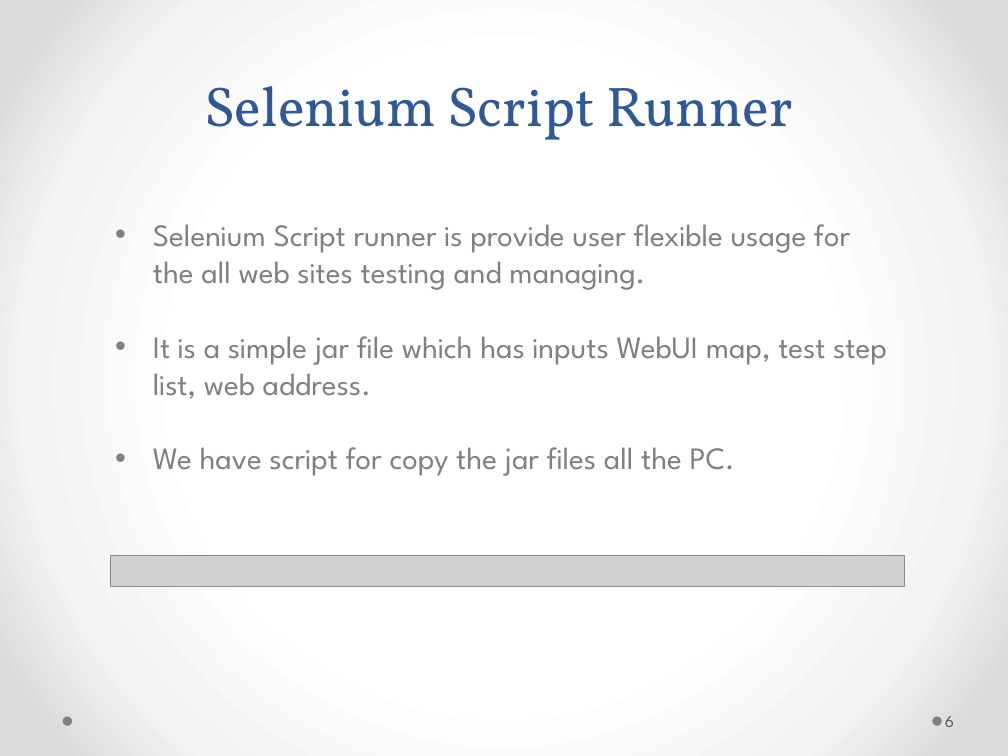
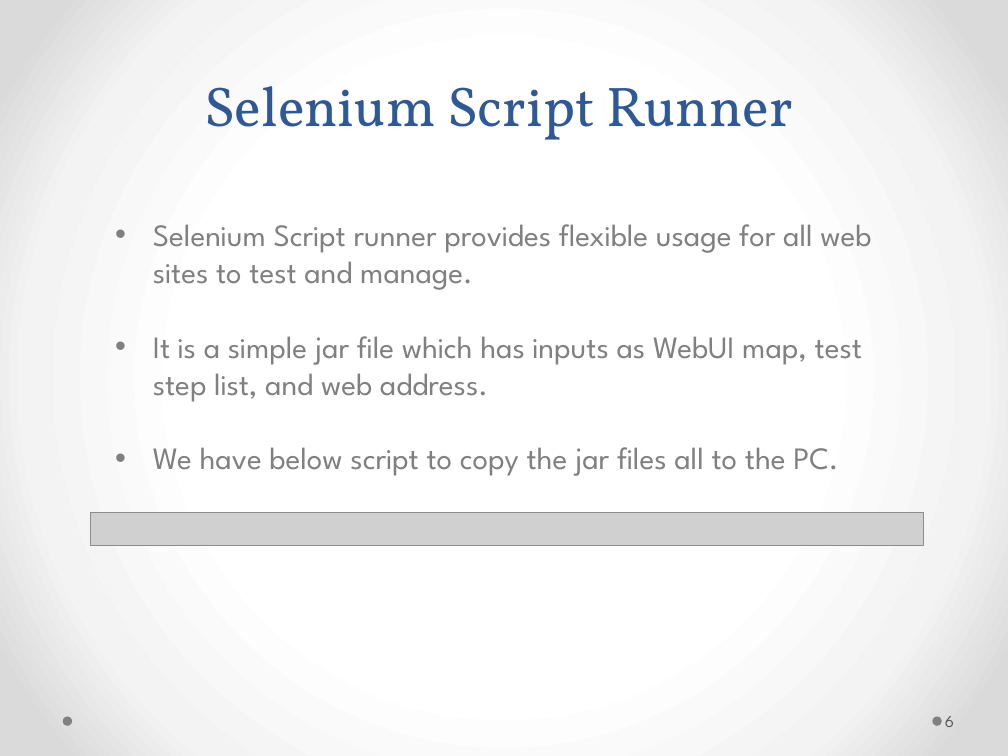
Before and after one commit to genehas/CENG552-SwTesting, a slide deck: slide 6 of jarFolder/CENG552PresentationBurcuGökçe.pptx. Drawn at 1008x756 pixels with LibreOffice and Linux fonts; fonts in the diff are those of the drawing; grey boxes stand for pictures. Boxes give left, top, right and bottom in pixels: in the first picture for what was removed or moved away, otherwise in the second. Text is boxed around its words. In the diff, an @@ line names an element or a change of style, - is before the commit and + after.

```diff
--- a/jarFolder/CENG552PresentationBurcuGökçe.pptx
+++ b/jarFolder/CENG552PresentationBurcuGökçe.pptx
@@ text at bbox=[153, 224, 871, 476]: text changed @@
-• Selenium Script runner is provide user flexible usage for the all web sites testing and managing.
-• It is a simple jar file which has inputs WebUI map, test step list, web address.
-• We have script for copy the jar files all the PC.
+• Selenium Script runner provides flexible usage for all web sites to test and manage.
+• It is a simple jar file which has inputs as WebUI map, test step list, and web address.
+• We have below script to copy the jar files all to the PC.
@@ picture: place and size @@
-picture at bbox=[111, 555, 904, 587]
+picture at bbox=[91, 512, 924, 544]
```
Also in this commit, not shown: 12 other slides changed.
